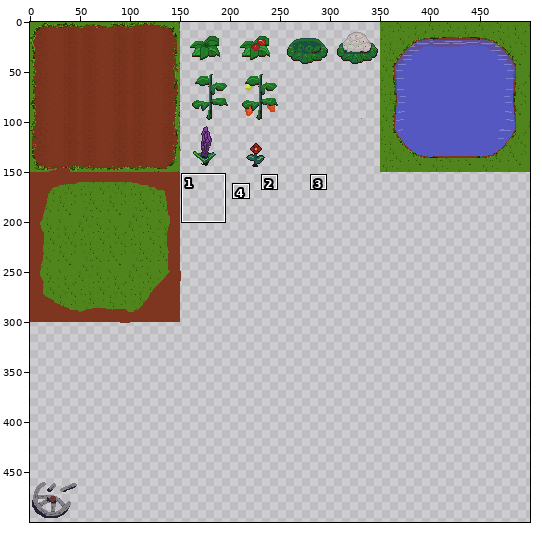
Two versions of one sprite sheet, images/ground.png. Above, an overview of the earlier version with the close-up marked.
Close-up. Before the commit:
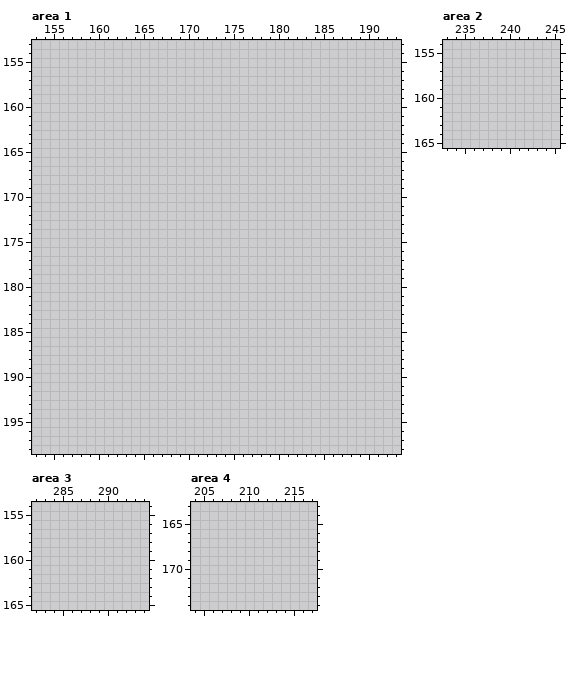
The file is 500x500 pixels. Colours within 5 levels of each other are drawn and written as one. Shown: area 1: x 153..193, y 153..198; area 2: x 233..245, y 154..165; area 3: x 282..294, y 154..165; area 4: x 204..217, y 163..174. The commit also changed other parts of the picture, which this record leaves out.
And afterwards:
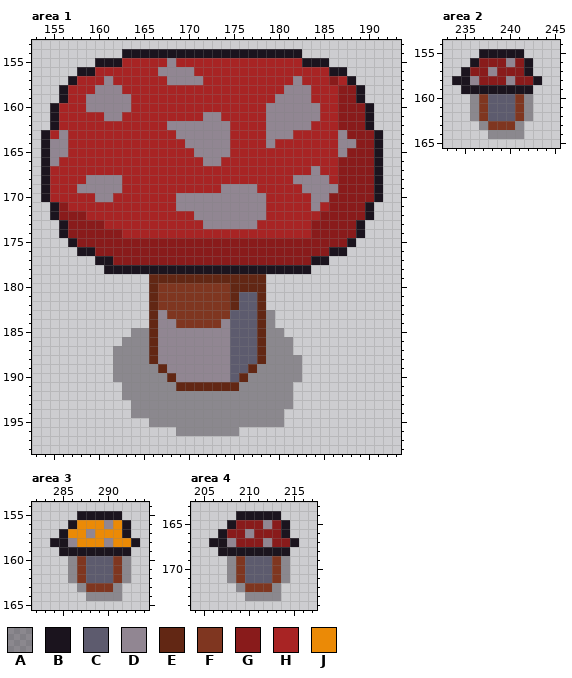
Palette (. is transparent): A #1b141e5f  B #1b141e  C #5d5b6e  D #918692  E #622714  F #7f3620  G #891b1b  H #a82424  J #eb8a06
From old to new:
--- area 1
@@ x 153..193 @@
 153 .........................................
-154 .........................................
-155 .........................................
-156 .........................................
-157 .........................................
-158 .........................................
-159 .........................................
-160 .........................................
-161 .........................................
-162 .........................................
-163 .........................................
-164 .........................................
-165 .........................................
-166 .........................................
-167 .........................................
-168 .........................................
-169 .........................................
-170 .........................................
-171 .........................................
-172 .........................................
-173 .........................................
-174 .........................................
-175 .........................................
-176 .........................................
-177 .........................................
-178 .........................................
-179 .........................................
-180 .........................................
-181 .........................................
-182 .........................................
-183 .........................................
-184 .........................................
-185 .........................................
-186 .........................................
-187 .........................................
-188 .........................................
-189 .........................................
-190 .........................................
-191 .........................................
-192 .........................................
-193 .........................................
-194 .........................................
-195 .........................................
-196 .........................................
+154 ..........BBBBBBBBBBBBBBBBBBBB...........
+155 .......BBBHHHHHDHHHHHHHHHHHHHHBBB........
+156 .....BBHHHHHHHDDDDHHHHHHHHHHHHHHHBB......
+157 ....BHHHDHHHHHHDDDDHHHHHHHHHHDHHHGHB.....
+158 ...BHHHDDDHHHHHHHHHHHHHHHHHHDDDHHHGGB....
+159 ...BHHDDDDDHHHHHHHHHHHHHHHHDDDDHHHGGB....
+160 ..BHHHDDDDDHHHHHHHHHHHHHHHDDDDDDHHGGGB...
+161 ..BHHHHHDDHHHHHHHHHDDHHHHHDDDDDDHHGGGB...
+162 ..BHHHHHHHHHHHHDDDDDDDHHHHDDDDDHHHGGGB...
+163 .BHDHHHHHHHHHHHHDDDDDDHHHHDDDHHHHHDGGGB..
+164 .BDDHHHHHHHHHHHHHDDDDDHHHHDHHHHHHHDDGGB..
+165 .BDDHHHHHHHHHHHHHHDDDDHHHHHHHHHHHHDGGGB..
+166 .BDHHHHHHHHHHHHHHHHDDHHHHHHHHHHHHHGGGGB..
+167 .BHHHHHHHHHHHHHHHHHHHHHHHHHHHHHDHHGGGGB..
+168 .BHHHHDDDDHHHHHHHHHHHHHHHHHHHDDDDHGGGGB..
+169 .BHHHDDDDDHHHHHHHHHHHDDDDHHHHHDDDDGGGGB..
+170 .BHHHHHDDHHHHHHHDDDDDDDDDDHHHHHDDGGGGGB..
+171 ..BGHHHHHHHHHHHHDDDDDDDDDDHHHHHDHGGGGB...
+172 ..BGGGHHHHHHHHHHHHDDDDDDDDHHHHHHGGGGGB...
+173 ...BGGGGHHHHHHHHHHHDDDDDDHHHHHHGGGGGB....
+174 ...BGGGGGGHHHHHHHHHHHHHHHHHHHHHGGGGGB....
+175 ....BGGGGGGGGGGGGGGGGGGGGGGGGGGGGGGB.....
+176 .....BBGGGGGGGGGGGGGGGGGGGGGGGGGGBB......
+177 .......BBGGGGGGGGGGGGGGGGGGGGGGBB........
+178 ........BBBBBBBBBBBBBBBBBBBBBBB..........
+179 .............EEEEEEEEEEEEE...............
+180 .............EFFFFFFFFEEEE...............
+181 .............EFFFFFFFFECCE...............
+182 .............EFFFFFFFFECCE...............
+183 .............EDFFFFFFFCCCEA..............
+184 .............EDDFFFFFDCCCEA..............
+185 ...........AAEDDDDDDDDCCCEAA.............
+186 ..........AAAEDDDDDDDDCCCEAAA............
+187 .........AAAAEDDDDDDDDCCCEAAA............
+188 .........AAAAEDDDDDDDDCCCEAAAA...........
+189 .........AAAAAEDDDDDDDCCEAAAAA...........
+190 .........AAAAAAEDDDDDDCEAAAAAA...........
+191 ..........AAAAAAEEEEEEEAAAAAA............
+192 ..........AAAAAAAAAAAAAAAAAAA............
+193 ...........AAAAAAAAAAAAAAAAAA............
+194 ...........AAAAAAAAAAAAAAAAA.............
+195 .............AAAAAAAAAAAAAAA.............
+196 ................AAAAAAA..................
 197 .........................................
--- area 2
@@ x 233..245 @@
 154 .............
-155 .............
-156 .............
-157 .............
-158 .............
-159 .............
-160 .............
-161 .............
-162 .............
-163 .............
-164 .............
+155 ....BBBBB....
+156 ...BGGGDGB...
+157 ..BGGDGGGB...
+158 .BBDGGGDGGB..
+159 ..BBBBBBBB...
+160 ...AFCCCFA...
+161 ...AFCCCFA...
+162 ...AFCCCFA...
+163 ....AFFFA....
+164 .....AAAA....
 165 .............
--- area 3
@@ x 282..294 @@
 154 .............
-155 .............
-156 .............
-157 .............
-158 .............
-159 .............
-160 .............
-161 .............
-162 .............
-163 .............
-164 .............
+155 .....BBBBB...
+156 ....BJJJDJB..
+157 ...BJJDJJJB..
+158 ..BBDJJJDJJB.
+159 ...BBBBBBBB..
+160 ....AFCCCFA..
+161 ....AFCCCFA..
+162 ....AFCCCFA..
+163 .....AFFFA...
+164 ......AAAA...
 165 .............
--- area 4
@@ x 204..217 @@
 163 ..............
-164 ..............
-165 ..............
-166 ..............
-167 ..............
-168 ..............
-169 ..............
-170 ..............
-171 ..............
-172 ..............
-173 ..............
+164 .....BBBBB....
+165 ....BGGGDGB...
+166 ...BGGDGGGB...
+167 ..BBDGGGDGGB..
+168 ...BBBBBBBB...
+169 ....AFCCCFA...
+170 ....AFCCCFA...
+171 ....AFCCCFA...
+172 .....AFFFA....
+173 ......AAAA....
 174 ..............
